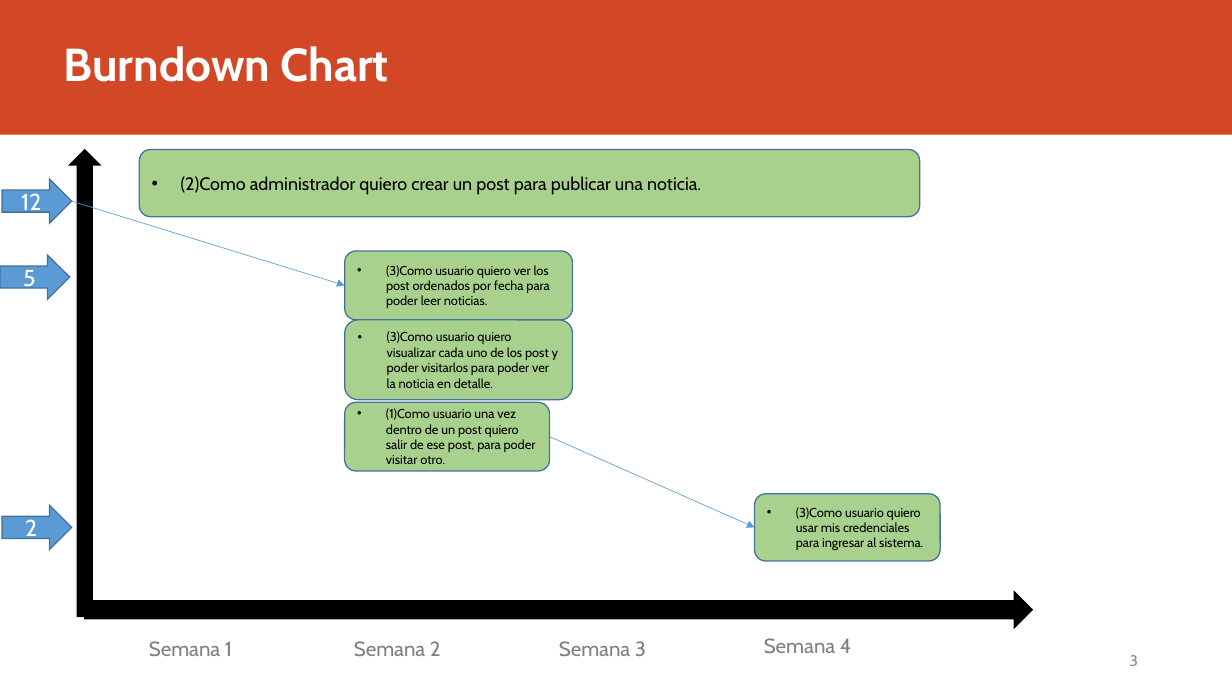
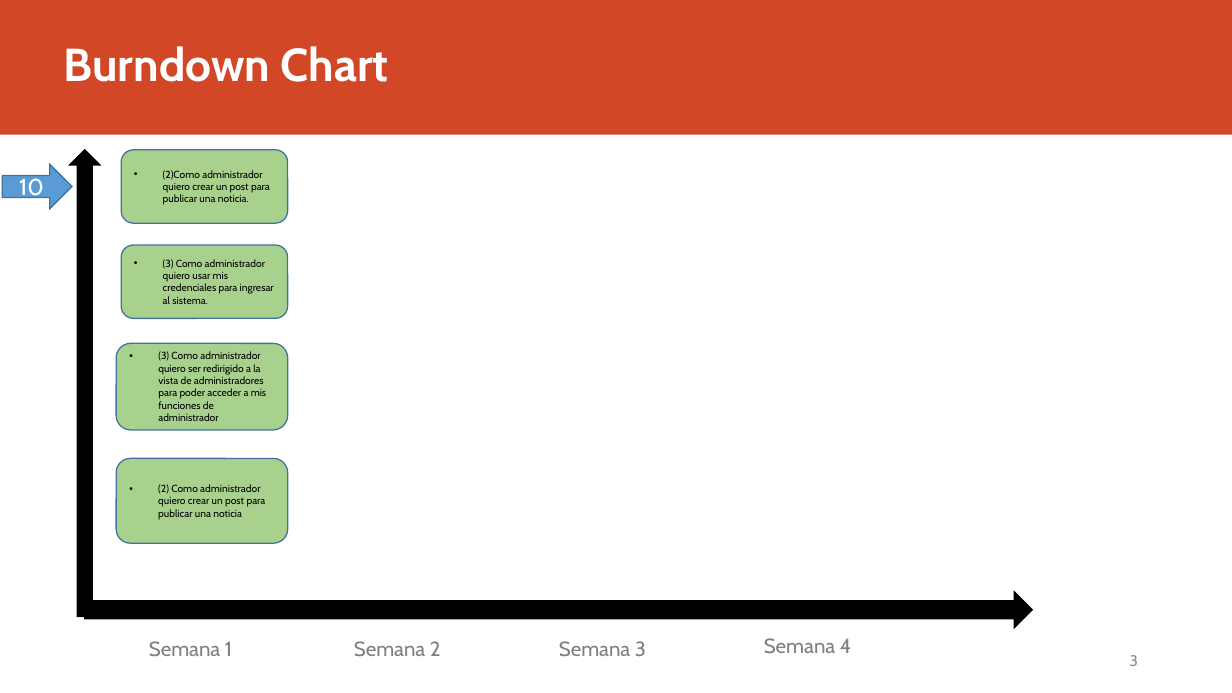
Before and after one commit to Danielacvd/ICF232_202010_GRUPO3-sw2, a slide deck: slide 3 of Monitoreo_Proyecto.pptx. Drawn at 1232x693 pixels with LibreOffice and Linux fonts; fonts in the diff are those of the drawing. Boxes give left, top, right and bottom in pixels: in the first picture for what was removed or moved away, otherwise in the second. Text is boxed around its words. In the diff, an @@ line names an element or a change of style, - is before the commit and + after.

```diff
--- a/Monitoreo_Proyecto.pptx
+++ b/Monitoreo_Proyecto.pptx
@@ right arrow "10": place and size @@
-right arrow "10" at [2, 179, 71, 224]
+right arrow "10" at [2, 165, 71, 209]
@@ text in right arrow at [19, 175, 44, 201]: text changed @@
-12
+10
@@ rounded rectangle "(2)Como administrador quiero crear un ...": place and size @@
-rounded rectangle "(2)Como administrador quiero crear un ..." at [140, 150, 921, 217]
+rounded rectangle "(2)Como administrador quiero crear un ..." at [121, 150, 287, 223]
@@ rounded rectangle "(2)Como administrador quiero crear un ..." at [121, 150, 287, 223]: size 14 to 8 pt @@
@@ arrow removed from (71, 201) to (345, 286) @@
@@ right arrow removed at [0, 255, 69, 299] @@
-5
@@ rounded rectangle "(3) Como administrador quiero usar ...": place and size @@
-rounded rectangle "(3) Como administrador quiero usar ..." at [755, 494, 941, 561]
+rounded rectangle "(3) Como administrador quiero usar ..." at [121, 245, 287, 318]
@@ text in rounded rectangle at [163, 259, 274, 304]: text changed; size 10 to 8 pt @@
-• (3)Como usuario quiero usar mis credenciales para ingresar al sistema.
+• (3) Como administrador quiero usar mis credenciales para ingresar al sistema.
@@ rounded rectangle removed at [345, 251, 573, 321] @@
-• (3)Como usuario quiero ver los post ordenados por fecha para poder leer noticias.
@@ rounded rectangle removed at [345, 320, 573, 399] @@
-• (3)Como usuario quiero visualizar cada uno de los post y poder visitarlos para poder ver la noticia en detalle.
@@ rounded rectangle added at [116, 344, 288, 431], fill #A9D18E, outline #43739E 1 pt, 8 pt, text #000000 @@
+• (3) Como administrador quiero ser redirigido a la vista de administradores para poder acceder a mis funciones de administrador
@@ rounded rectangle removed at [345, 402, 550, 470] @@
-• (1)Como usuario una vez dentro de un post quiero salir de ese post, para poder visitar otro.
@@ arrow removed from (550, 437) to (755, 528) @@
@@ rounded rectangle added at [116, 458, 288, 543], fill #A9D18E, outline #43739E 1 pt, 8 pt, text #000000 @@
+• (2) Como administrador quiero crear un post para publicar una noticia
@@ right arrow removed at [2, 506, 71, 550] @@
-2
```
Also in this commit, not shown: 1 other slide changed, 2 other files.
